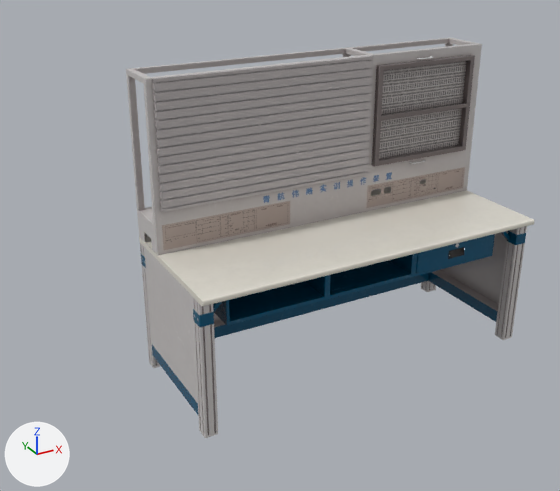
What one commit did to the FBX model Assets/QiDongXiangMu/QiDongXiangMu/01/zhuozi.fbx.
Both versions are drawn from a camera (50 mm lens) standing at (-2.27, -3.33, 2.46) and looking at (-0.41, 0.05, 0.77). Every picture has the same lights, and +X, +Y and +Z are marked at lower left. The first picture is the older version. Where no turn or scale is listed for an object, it has been applied to the vertices. Vertices at exactly the same position are counted once.

Script lines for the objects in view, before the commit:
```python
me_mesh = bpy.data.meshes.new('Mesh')
me_mesh.from_pydata(...)  # 2078 vertices, 1764 faces; spans x -1.04..1.04, y -0.43..0.43, z 0.0..1.71
# faces by material slot: [876, 888]
me_mesh.materials.append(mat_material__19298)  # picture img_zhuozi01a_b_png
me_mesh.materials.append(mat_material__19297)  # picture img_zhuozi02a_b_png
me_mesh_001 = bpy.data.meshes.new('Mesh.001')
me_mesh_001.from_pydata(...)  # 442 vertices, 403 faces; spans x -0.274..0.274, y -0.223..0.223, z -0.071..0.071
me_mesh_001.materials.append(mat_material__19298)  # picture img_zhuozi01a_b_png
ob_zhuozi = bpy.data.objects.new('zhuozi', me_mesh)
ob_zhuozi.location = (-0.02, 0.029, 0.0)
ob_zhuozichouti = bpy.data.objects.new('zhuozichouti', me_mesh_001)
ob_zhuozichouti.location = (0.553, -0.067, 0.653)
```
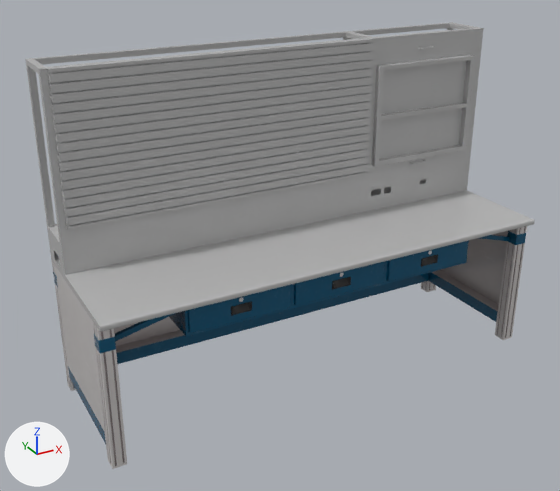
Diff of the bpy script that builds the scene:
```diff
--- a/Assets/QiDongXiangMu/QiDongXiangMu/01/zhuozi.fbx.py
+++ b/Assets/QiDongXiangMu/QiDongXiangMu/01/zhuozi.fbx.py
@@ mat_02___default @@
+mat_02___default = principled_material('02 - Default')
+mat_02___default.base_color = (0.5, 0.5, 0.5)  # grey #bcbcbc
+mat_02___default.roughness = 0.0
@@ me_mesh @@
 # used by ob_zhuozi; location = (-0.02, 0.029, 0.0)
-me_mesh.from_pydata(...)  # 2078 vertices, 1764 faces; spans x -1.04..1.04, y -0.43..0.43, z 0.0..1.71
+me_mesh.from_pydata(...)  # 3439 vertices, 3001 faces; spans x -1.52..1.04, y -0.43..0.43, z 0.0..1.8
+# me_mesh part 1: the loose piece of 152 vertices spanning x -0.86..0.86, y -0.31..0.14, z 0.56..0.77 is moved by (-0.21, 0.0, 0.0)
+# me_mesh part 2: the loose piece of 216 vertices spanning x 0.56..0.67, y 0.12..0.15, z 1.66..1.67 is moved by (0.0, 0.0, 0.06), in mat_02___default (grey #bcbcbc)
+# me_mesh part 3: 404 vertices moved from x -1.04..1.04, y -0.43..0.43, z 0.0..1.71 to x -1.52..1.04, y -0.43..0.43, z 0.0..1.8; 301 vertices removed from x -1.04..0.25, y -0.38..0.42, z 0.0..1.71; 1662 vertices added at x -1.52..0.65, y -0.38..0.42, z 0.0..1.8
+# me_mesh part 4: 54 kept faces spanning x -1.48..1.04, y 0.13..0.18, z 0.8..1.77 get new texture (UV) coordinates
+# me_mesh part 5: 643 faces spanning x -1.52..1.04, y -0.43..0.43, z 0.77..1.8 switch from mat_material__19297 (picture img_zhuozi02a_b_png) to mat_02___default (grey #bcbcbc)
 me_mesh.materials.append(mat_material__19298)
@@ ob_zhuozichouti @@
-ob_zhuozichouti = bpy.data.objects.new('zhuozichouti', me_mesh_001)
-ob_zhuozichouti.location = (0.553, -0.067, 0.653)
```

Location of each change, (x1, y1, x2, y2) in pixels of the pictures (560 x 491 px; the box of a moved part takes in the faces that stretch with it):
'zhuozi', reshaped (25% wider, 12% taller): before (126, 38, 535, 438); after (25, 22, 535, 469)
'zhuozichouti', deleted (blue): before (416, 234, 494, 273)
part 1 of me_mesh, moved or reshaped: before (214, 234, 495, 326); after (169, 241, 469, 337)
part 2 of me_mesh, moved or reshaped: before (417, 56, 434, 59); after (418, 46, 434, 49)
part 3 of me_mesh, built on: before (139, 50, 510, 438); after (40, 37, 510, 469)
part 4 of me_mesh, surface changed: before (156, 49, 481, 252); after (68, 33, 483, 270)
part 5 of me_mesh, recoloured: before (126, 38, 535, 306); after (25, 22, 535, 332)
